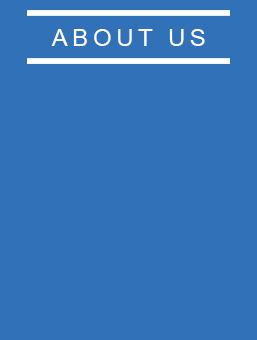
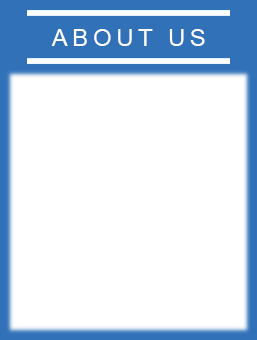
Layered file, before and after one edit (257px x 340px). Changes by layer:
added group "Mask" with 1 layers above "Background" over [6, 70, 251, 334]
added layer "Layer 1" in group "Mask" over [6, 70, 251, 334]
